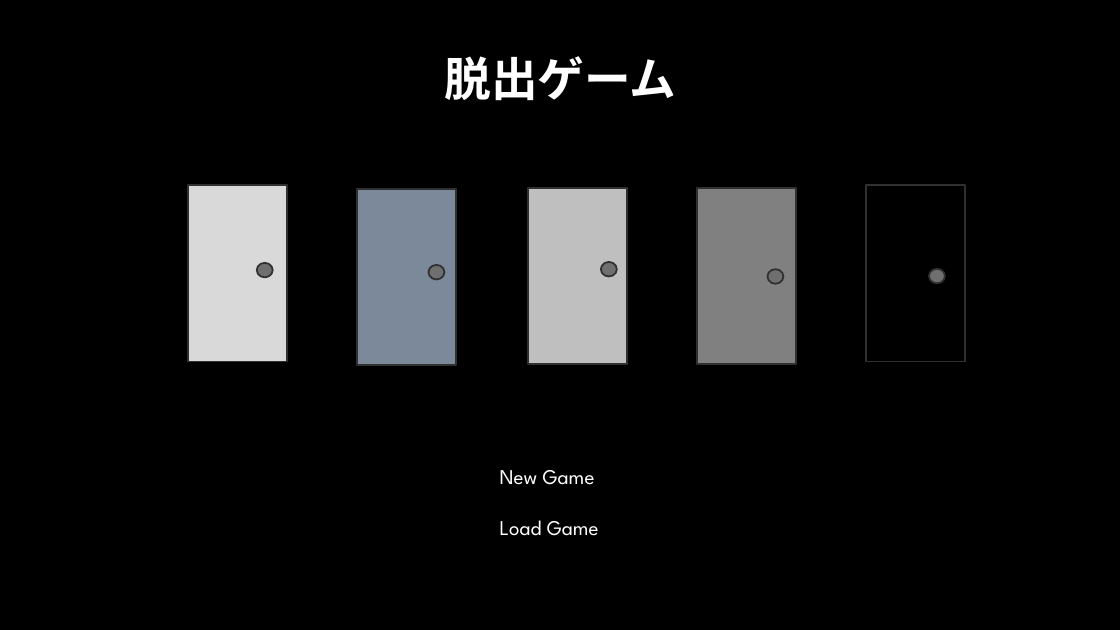
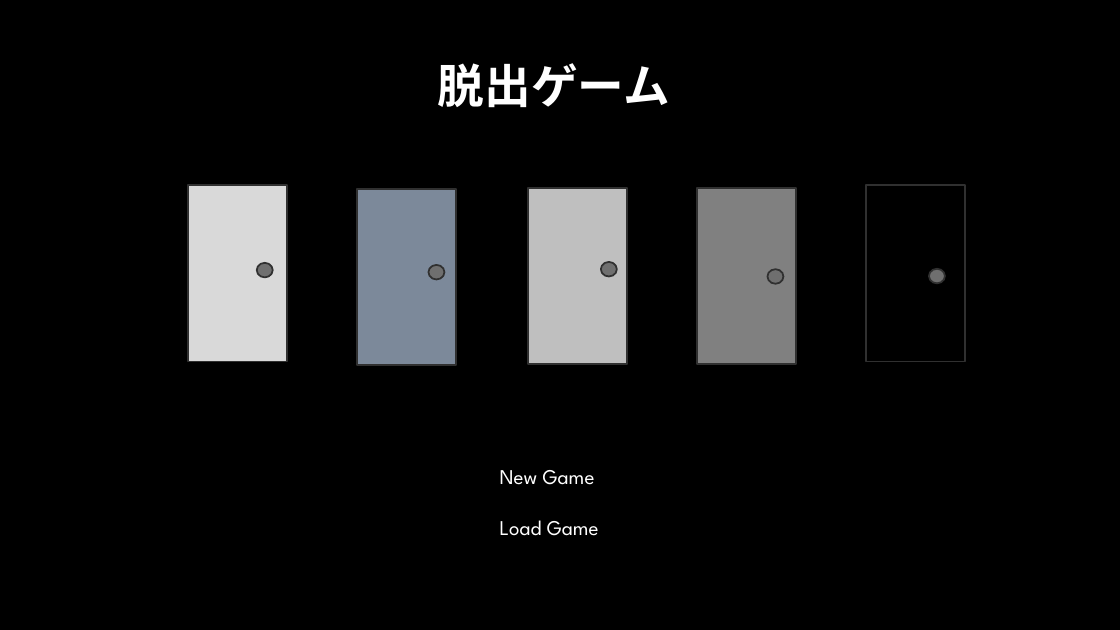
Before and after one commit to tomimasukoyu/team13, a slide deck: slide 1 of materials/スタート画面.pptx. Drawn at 1120x630 pixels with LibreOffice and Linux fonts; fonts in the diff are those of the drawing; background and template pictures are left out. Boxes give left, top, right and bottom in pixels: in the first picture for what was removed or moved away, otherwise in the second. Text is boxed around its words. In the diff, an @@ line names an element or a change of style, - is before the commit and + after.

Commit message:
スタート画面の編集
スタート画面の編集を行った

```diff
--- a/materials/スタート画面.pptx
+++ b/materials/スタート画面.pptx
@@ text "脱出ゲーム" moved from (x1=445, y1=56, x2=677, y2=101) to (x1=438, y1=63, x2=670, y2=108) @@
```
